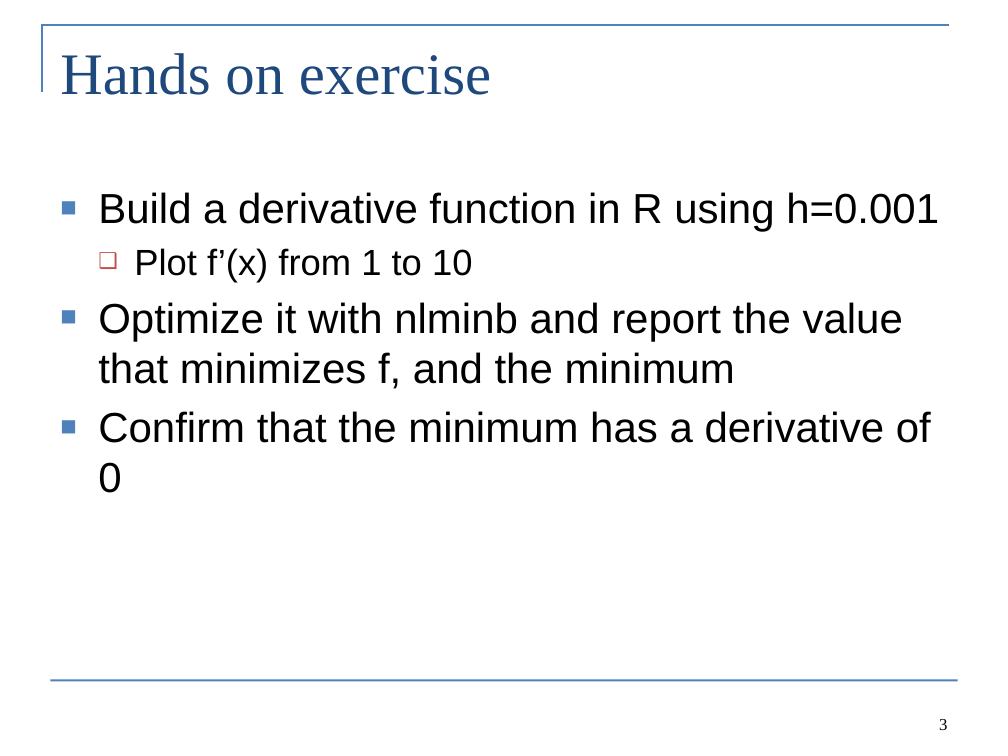
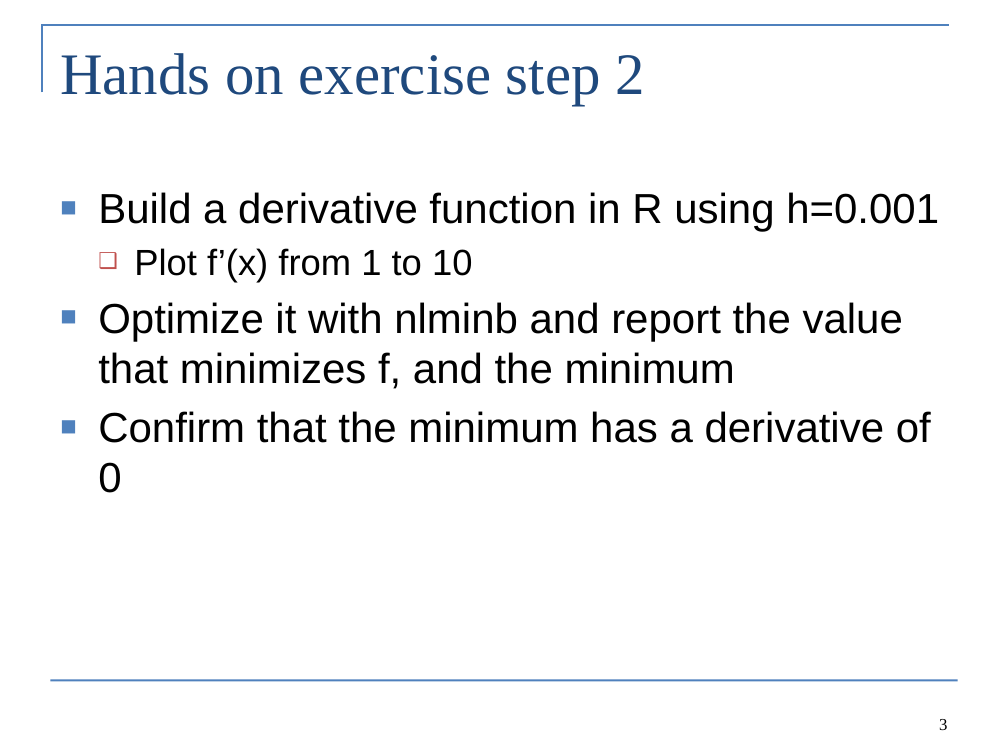
Before and after one commit to Cole-Monnahan-NOAA/tmb_workshop, a slide deck: slide 3 of day1/lab1_eng.pptx. Drawn at 1008x756 pixels with LibreOffice and Linux fonts; fonts in the diff are those of the drawing. Boxes give left, top, right and bottom in pixels: in the first picture for what was removed or moved away, otherwise in the second. Text is boxed around its words. In the diff, an @@ line names an element or a change of style, - is before the commit and + after.

```diff
--- a/day1/lab1_eng.pptx
+++ b/day1/lab1_eng.pptx
@@ title at (60, 53, 644, 105): text changed @@
-Hands on exercise
+Hands on exercise step 2
```
Also in this commit, not shown: 1 other slide changed, 1 other file.
